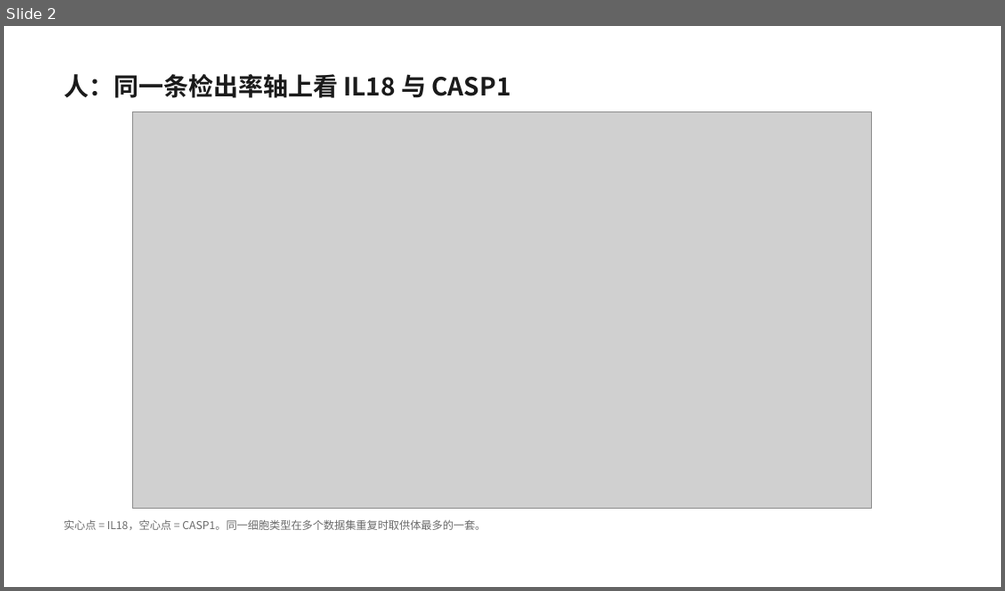
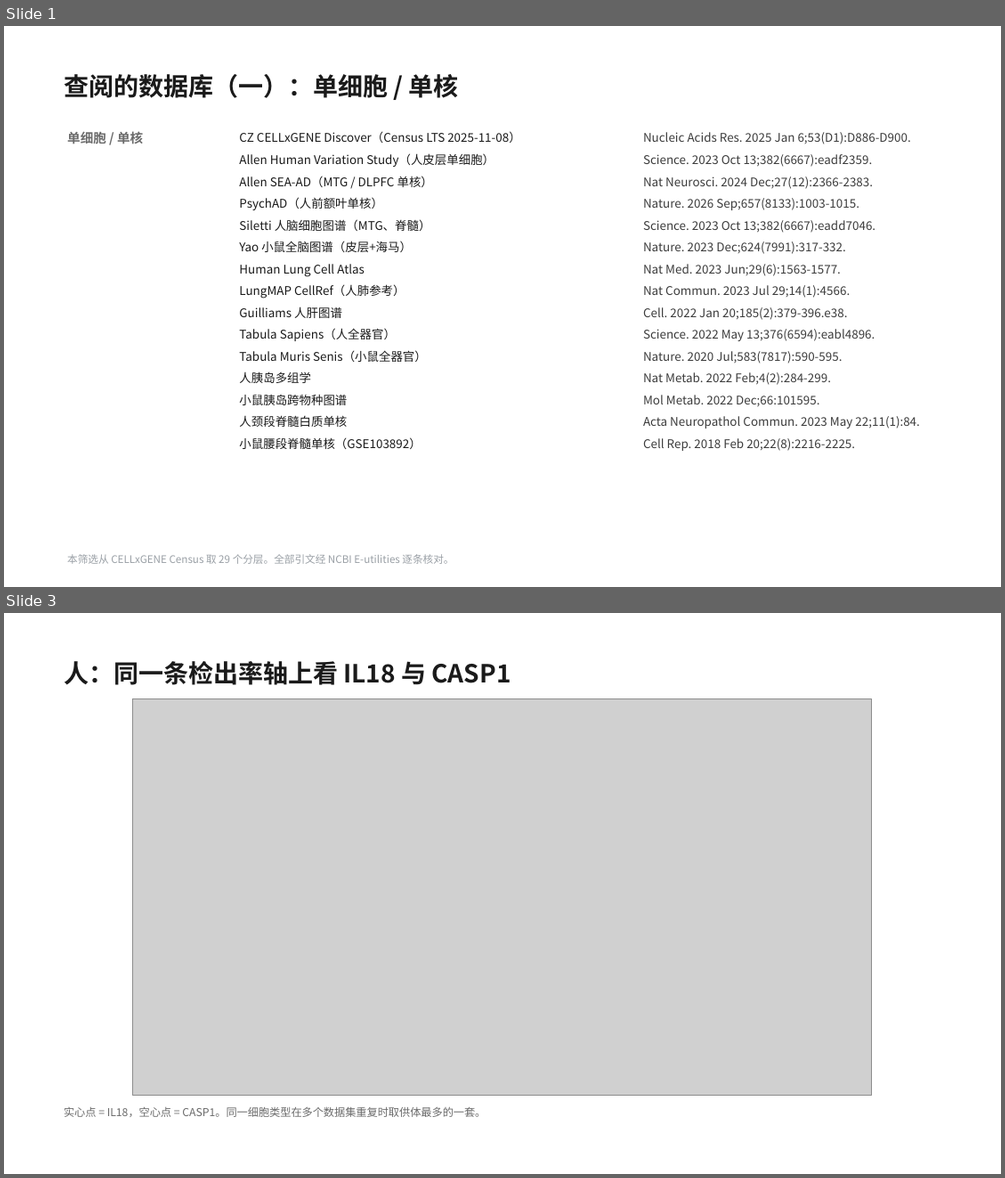
Before and after one commit to 7c96bzczcj-prog/aaa, a slide deck: il18_casp5organ/IL18_CASP_五器官筛选.pptx. Shown one above the other, each under a label of ours: slide 2 before the commit, slides 1 and 3 after it; the slides between them are not shown. The pictures are 1005x591 and 1005x1178 pixels, drawn with LibreOffice and Linux fonts; fonts in the diff are those of the drawing; grey boxes stand for pictures. Boxes give left, top, right and bottom in pixels: in the first picture for what was removed or moved away, otherwise in the second. Text is boxed around its words. In the diff, an @@ line names an element or a change of style, - is before the commit and + after.

```diff
--- a/il18_casp5organ/IL18_CASP_五器官筛选.pptx
+++ b/il18_casp5organ/IL18_CASP_五器官筛选.pptx
@@ slide 1 added at bbox=[4, 26, 1001, 587], background #FFFFFF @@
@@ text added at bbox=[64, 74, 459, 98], 24 pt, text #1A1A1A, bold @@
+查阅的数据库（一）：单细胞 / 单核
@@ text added at bbox=[67, 131, 143, 143], 12.5 pt, text #6B6B6B, bold @@
+单细胞 / 单核
@@ text added at bbox=[239, 131, 520, 143], 11.5 pt, text #1A1A1A @@
+CZ CELLxGENE Discover（Census LTS 2025-11-08）
@@ text added at bbox=[643, 132, 911, 144], 11.5 pt, text #3C3C3C @@
+Nucleic Acids Res. 2025 Jan 6;53(D1):D886-D900.
@@ text added at bbox=[239, 153, 494, 167], 11.5 pt, text #1A1A1A @@
+Allen Human Variation Study（人皮层单细胞）
@@ text added at bbox=[643, 154, 873, 167], 11.5 pt, text #3C3C3C @@
+Science. 2023 Oct 13;382(6667):eadf2359.
@@ text added at bbox=[239, 176, 433, 187], 11.5 pt, text #1A1A1A @@
+Allen SEA-AD（MTG / DLPFC 单核）
@@ text added at bbox=[643, 176, 873, 189], 11.5 pt, text #3C3C3C @@
+Nat Neurosci. 2024 Dec;27(12):2366-2383.
@@ text added at bbox=[239, 197, 383, 210], 11.5 pt, text #1A1A1A @@
+PsychAD（人前额叶单核）
@@ text added at bbox=[643, 198, 859, 210], 11.5 pt, text #3C3C3C @@
+Nature. 2026 Sep;657(8133):1003-1015.
@@ text added at bbox=[239, 219, 431, 231], 11.5 pt, text #1A1A1A @@
+Siletti 人脑细胞图谱（MTG、脊髓）
@@ text added at bbox=[643, 220, 876, 232], 11.5 pt, text #3C3C3C @@
+Science. 2023 Oct 13;382(6667):eadd7046.
@@ text added at bbox=[239, 240, 412, 252], 11.5 pt, text #1A1A1A @@
+Yao 小鼠全脑图谱（皮层+海马）
@@ text added at bbox=[239, 264, 364, 277], 11.5 pt, text #1A1A1A @@
+Human Lung Cell Atlas
@@ text added at bbox=[643, 241, 845, 254], 11.5 pt, text #3C3C3C @@
+Nature. 2023 Dec;624(7991):317-332.
@@ text added at bbox=[643, 264, 841, 276], 11.5 pt, text #3C3C3C @@
+Nat Med. 2023 Jun;29(6):1563-1577.
@@ text added at bbox=[239, 284, 404, 298], 11.5 pt, text #1A1A1A @@
+LungMAP CellRef（人肺参考）
@@ text added at bbox=[643, 285, 850, 297], 11.5 pt, text #3C3C3C @@
+Nat Commun. 2023 Jul 29;14(1):4566.
@@ text added at bbox=[239, 306, 342, 318], 11.5 pt, text #1A1A1A @@
+Guilliams 人肝图谱
@@ text added at bbox=[643, 307, 847, 320], 11.5 pt, text #3C3C3C @@
+Cell. 2022 Jan 20;185(2):379-396.e38.
@@ text added at bbox=[239, 328, 396, 341], 11.5 pt, text #1A1A1A @@
+Tabula Sapiens（人全器官）
@@ text added at bbox=[643, 329, 874, 341], 11.5 pt, text #3C3C3C @@
+Science. 2022 May 13;376(6594):eabl4896.
@@ text added at bbox=[239, 350, 427, 362], 11.5 pt, text #1A1A1A @@
+Tabula Muris Senis（小鼠全器官）
@@ text added at bbox=[239, 371, 311, 383], 11.5 pt, text #1A1A1A @@
+人胰岛多组学
@@ text added at bbox=[643, 351, 841, 363], 11.5 pt, text #3C3C3C @@
+Nature. 2020 Jul;583(7817):590-595.
@@ text added at bbox=[643, 372, 831, 385], 11.5 pt, text #3C3C3C @@
+Nat Metab. 2022 Feb;4(2):284-299.
@@ text added at bbox=[239, 394, 347, 405], 11.5 pt, text #1A1A1A @@
+小鼠胰岛跨物种图谱
@@ text added at bbox=[643, 394, 819, 407], 11.5 pt, text #3C3C3C @@
+Mol Metab. 2022 Dec;66:101595.
@@ text added at bbox=[239, 415, 347, 426], 11.5 pt, text #1A1A1A @@
+人颈段脊髓白质单核
@@ text added at bbox=[643, 416, 920, 428], 11.5 pt, text #3C3C3C @@
+Acta Neuropathol Commun. 2023 May 22;11(1):84.
@@ text added at bbox=[239, 437, 421, 449], 11.5 pt, text #1A1A1A @@
+小鼠腰段脊髓单核（GSE103892）
@@ text added at bbox=[643, 438, 855, 451], 11.5 pt, text #3C3C3C @@
+Cell Rep. 2018 Feb 20;22(8):2216-2225.
@@ text added at bbox=[67, 554, 453, 564], 10 pt, text #9AA0A6 @@
+本筛选从 CELLxGENE Census 取 29 个分层。全部引文经 NCBI E-utilities 逐条核对。
@@ what was slide 2 is now slide 3 @@
```
Also in this commit, not shown: 1 other slide added, 1 slide removed, 8 other files.
